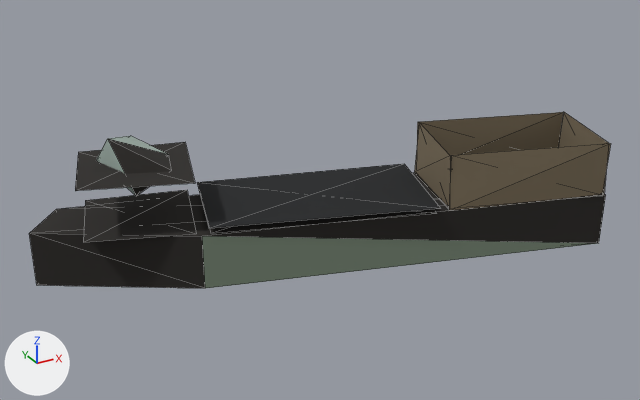
A saved change to the glTF model public/canal-drive/models/odessa.lod2.glb.
Before and after are seen from a 50 mm lens placed at (-21.7, -39.0, 22.5), pointed at (-0.4, -0.3, 3.2). Lighting does not change. The marker at lower left points along +X, +Y and +Z. The picture after the commit comes second. Mesh edges are drawn as thin lines. Where no turn or scale is listed for an object, it has been applied to the vertices. Vertices at exactly the same position are counted once.

In view in the first picture: 'lod2'.
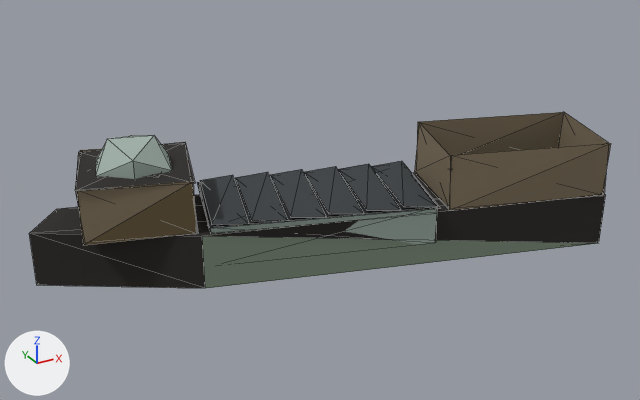
Boxes [x1, y1, x2, y2] around the edits, measured in the pictures (640 x 400 px):
'lod2', recoloured, reshaped: [29, 112, 611, 288] in both
part 1 of me_lod2, built on: before [96, 136, 172, 196]; after [77, 135, 438, 245]

The edits, one by one:
Material 'Material_3' (mat_material_3) changes colour from grey #a3b3ab to brown #7d705a; in linear values from (0.366, 0.451, 0.407) to (0.205, 0.162, 0.102).
Material 'Material_2' (mat_material_2) changes colour from brown #7d705a to dark grey #3a3f42; in linear values from (0.205, 0.162, 0.102) to (0.0423, 0.0497, 0.0545).
Material 'Material_4' (mat_material_4) changes colour from black #1d1f21 to brown #6b5b3e; in linear values from (0.0123, 0.0137, 0.0152) to (0.147, 0.105, 0.0482).
Material 'Material_5' (mat_material_5) is new.
Its base color is (0.366, 0.451, 0.407) (grey #a3b3ab).
Its roughness is 1.0.
Material 'Material_6' (mat_material_6) is new.
Its base color is (0.0123, 0.0137, 0.0152) (black #1d1f21).
Its roughness is 1.0.
me_lod2 is used by ob_lod2; location (0.21, -0.34, 3.72).
me_lod2 had 53 vertices, 62 faces and spanned x -15.3..15.3, y -6.7..6.7, z -3.7..3.7.
me_lod2 now has 118 vertices, 132 faces and spans x -15.3..15.3, y -6.7..6.7, z -3.7..3.7.
Part 1, on me_lod2:
7 faces are deleted.
52 vertices are added at x -13.2..5.9, y -4.2..6.7, z -2.5..3.7.
5 new vertices lie (1.8, 6.1, 0.2) away from vertices in x -5.5..4.1, y -4.2..-1.4, z -0.3.
3 new faces join them, mat_material_0 (black #292623).
33 new faces join them, mat_material_5 (grey #a3b3ab).
24 new faces join them, mat_material_2 (dark grey #3a3f42).
6 new faces join them, mat_material_3 (brown #7d705a).
2 new faces join them, mat_material_4 (brown #6b5b3e).
1 new face joins them, mat_material_6 (black #1d1f21).
Other edits to the shape of me_lod2 do not show in these pictures.
me_lod2 gains material mat_material_5 (grey #a3b3ab).
me_lod2 gains material mat_material_6 (black #1d1f21).
